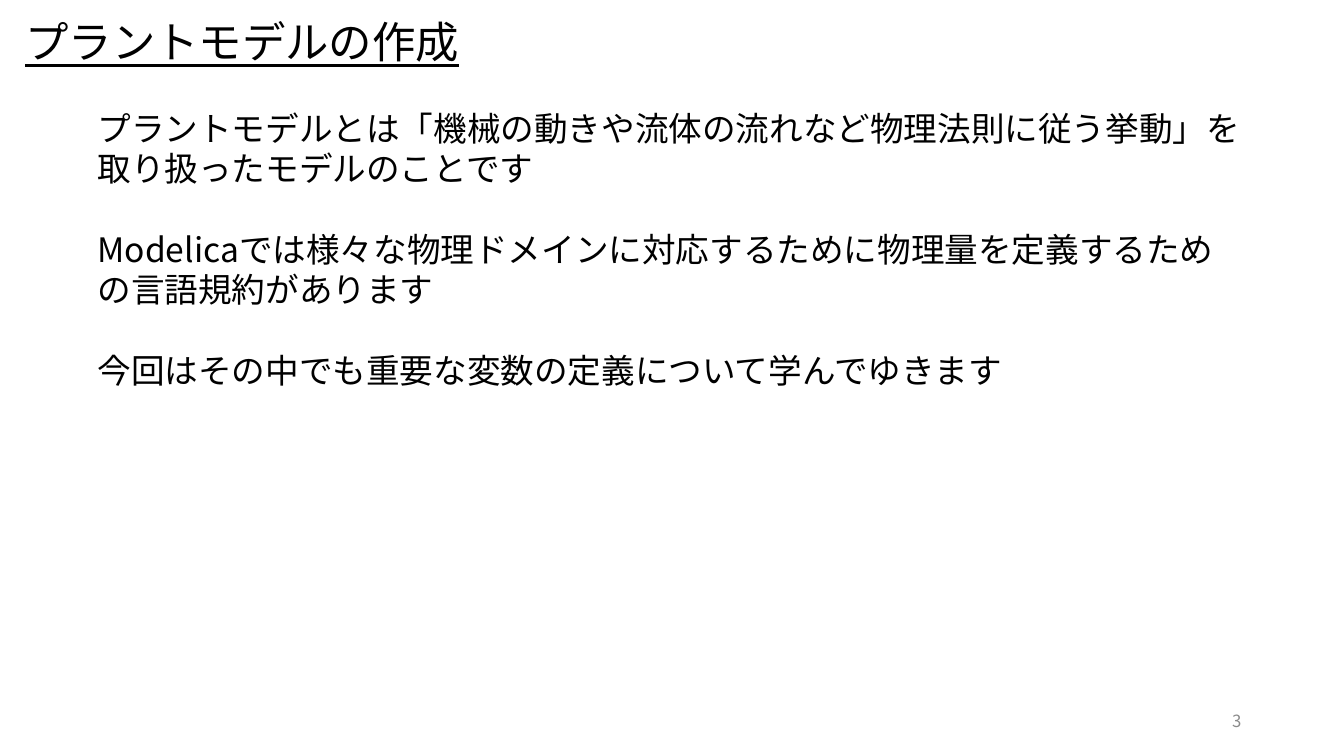
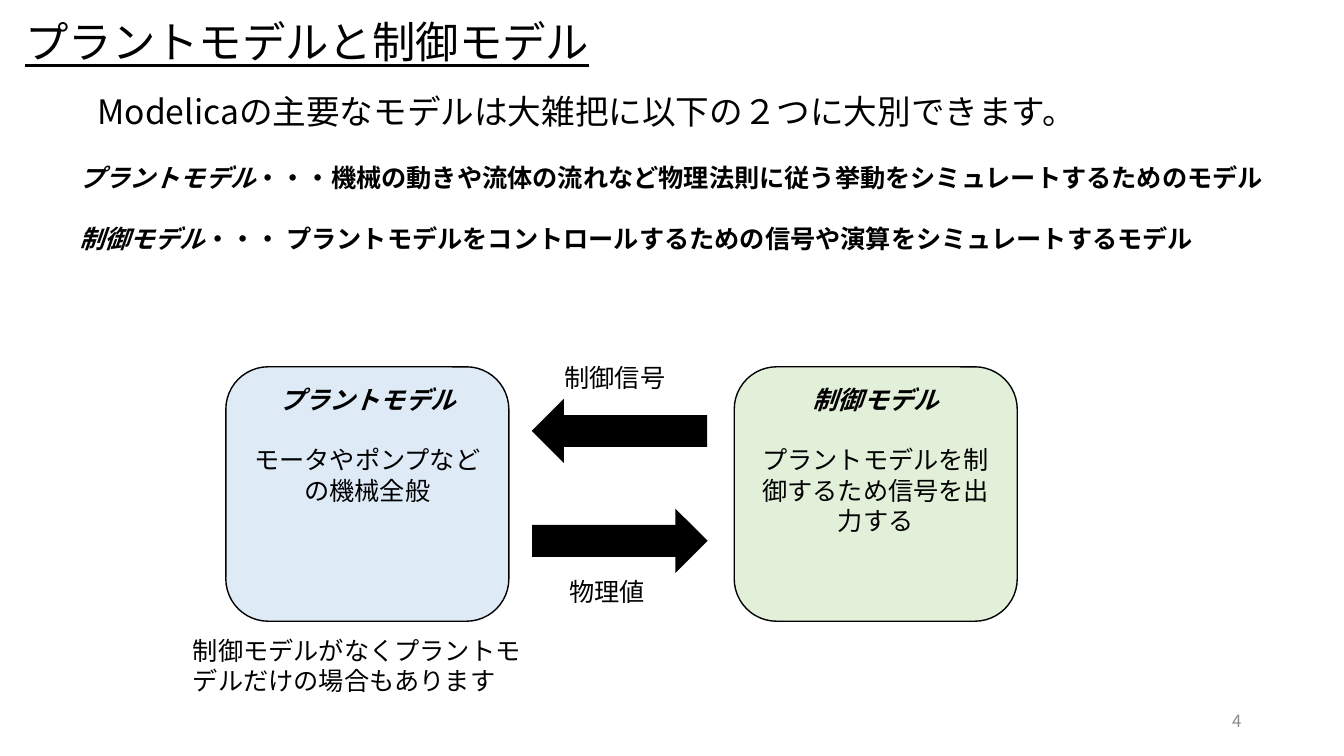
Before and after one commit to UedaShigenori/OpenModelica_Tutorials_Ja, a slide deck: slide 4 of Dev/7_PhysicsDomainModel/OpenModelica_Tutorials_7_PlantModel.pptx (slide 3 before the commit). Drawn at 1344x756 pixels with LibreOffice and Linux fonts; fonts in the diff are those of the drawing. Boxes give left, top, right and bottom in pixels: in the first picture for what was removed or moved away, otherwise in the second. Text is boxed around its words. In the diff, an @@ line names an element or a change of style, - is before the commit and + after.

Commit message:
作成中のプラントモデル資料をアップ

```diff
--- a/Dev/7_PhysicsDomainModel/OpenModelica_Tutorials_7_PlantModel.pptx
+++ b/Dev/7_PhysicsDomainModel/OpenModelica_Tutorials_7_PlantModel.pptx
@@ text at (25,21,589,67): text changed @@
-プラントモデルの作成
+プラントモデルと制御モデル
@@ text added at (98,95,1076,127), 24 pt, text #000000 @@
+Modelicaの主要なモデルは大雑把に以下の２つに大別できます。
@@ text at (79,165,1262,251): text changed; size 24 to 18 pt; bold on @@
-プラントモデルとは「機械の動きや流体の流れなど物理法則に従う挙動」を取り扱ったモデルのことです
-Modelicaでは様々な物理ドメインに対応するために物理量を定義するための言語規約があります
-今回はその中でも重要な変数の定義について学んでゆきます
+プラントモデル・・・機械の動きや流体の流れなど物理法則に従う挙動をシミュレートするためのモデル
+制御モデル・・・ プラントモデルをコントロールするための信号や演算をシミュレートするモデル
@@ group added at (226,366,1017,621): 2 rounded rectangles, 2 right arrows, 2 texts @@
+プラントモデル
+モータやポンプなどの機械全般
+制御モデル
+プラントモデルを制御するため信号を出力する
+制御信号
+物理値
@@ text added at (193,638,521,692), 18 pt, text #000000 @@
+制御モデルがなくプラントモデルだけの場合もあります
@@ page number at (1232,715,1241,727): text changed @@
-3
+4
```
Also in this commit, not shown: 6 other slides changed, 60 slides added, 1 slide removed.
